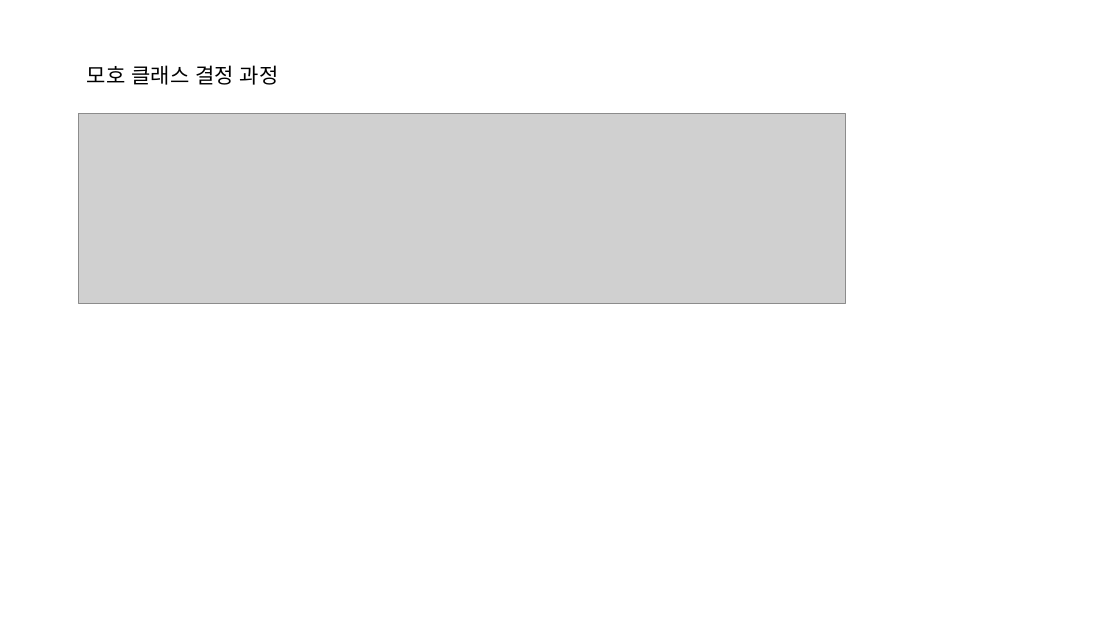
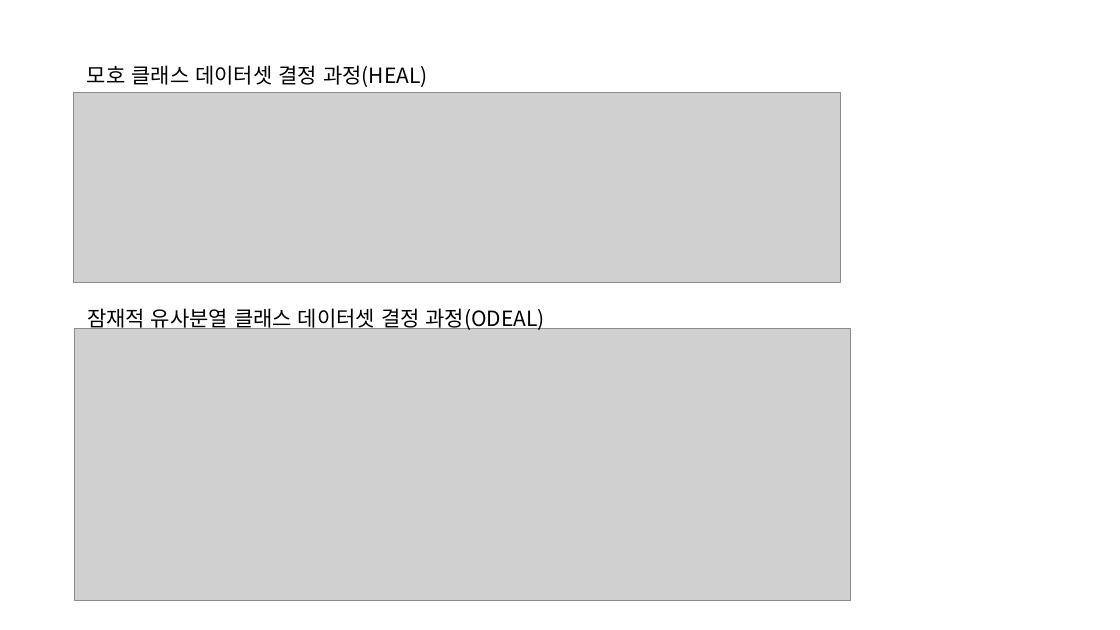
Before and after one commit to hslee4716/CCMCT, a slide deck: slide 5 of 발표자료/CCMCT_중간발표.pptx (slide 7 before the commit). Drawn at 1120x630 pixels with LibreOffice and Linux fonts; fonts in the diff are those of the drawing; grey boxes stand for pictures. Boxes give left, top, right and bottom in pixels: in the first picture for what was removed or moved away, otherwise in the second. Text is boxed around its words. In the diff, an @@ line names an element or a change of style, - is before the commit and + after.

```diff
--- a/발표자료/CCMCT_중간발표.pptx
+++ b/발표자료/CCMCT_중간발표.pptx
@@ text at bbox=[87, 65, 428, 87]: text changed @@
-모호 클래스 결정 과정
+모호 클래스 데이터셋 결정 과정(HEAL)
@@ picture: place and size @@
-picture at bbox=[79, 113, 845, 303]
+picture at bbox=[74, 92, 840, 282]
@@ picture added at bbox=[74, 329, 850, 601] @@
@@ text added at bbox=[87, 308, 545, 331], 18 pt, text #000000 @@
+잠재적 유사분열 클래스 데이터셋 결정 과정(ODEAL)
```
Also in this commit, not shown: 3 other slides changed, 5 slides added, 40 other files.
